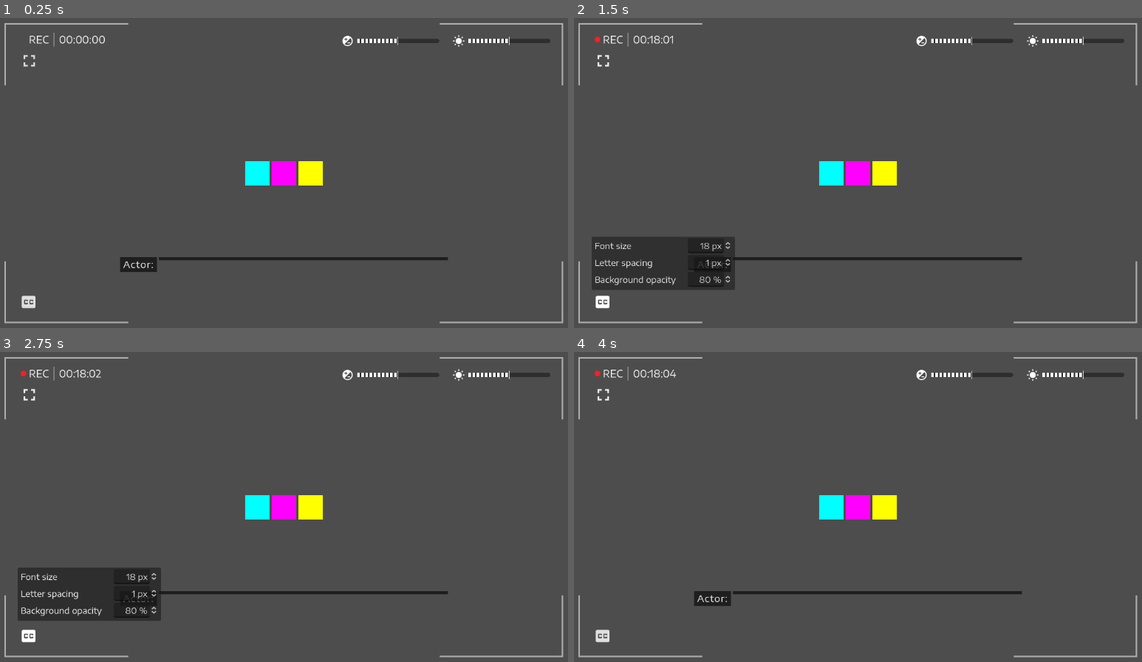
Above: before the commit, frames 1-4 (two rows, left to right).
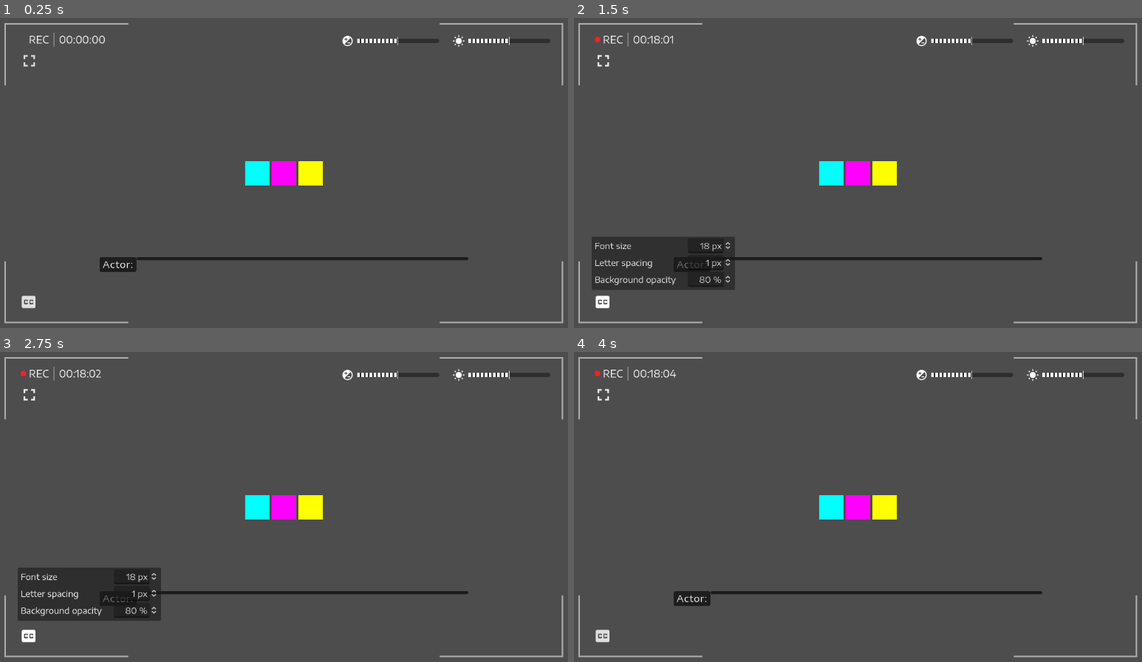
Above: after the commit, the same moments.

Repository: nndda/In-Plain-Sight
Game: Godot game, scene res://Assets/The 1 Scene.tscn
Same seed, same stepped clock (60 frames per second), same inputs: the game is played once before the commit and once after it. The project has no main scene, so this scene is started directly.
Inputs:
- Up to frame 1 (0.25 s): no input
- Up to frame 2 (1.5 s): click "󰊓" at 0.5 s; click "󰅞" at 1.25 s
- Up to frame 3 (2.75 s): click "󰊓" at 2 s
- Up to frame 4 (4 s): click "󰅞" at 2.75 s; click "󰊓" at 3.5 s

The runs differ from the first frame. In frame 1, 0.4% of the frame differs, in the area x 17-83%, y 77-82%; in frame 2, less than 0.1%; in frame 3, less than 0.1%; in frame 4, 0.4%.
Error in both runs: Out of bounds get index '0' (on base: 'Array[Dictionary]') (res://Assets/The)

Commit message:
Minor change in dialogue UI layout and appearance

Diff:
--- a/Assets/The 1 Scene.tscn
+++ b/Assets/The 1 Scene.tscn
@@ -67,6 +67,10 @@
 border_width_right = 6
 border_width_bottom = 4
 border_color = Color(0.0745098, 0.0745098, 0.0745098, 1)
+corner_radius_top_left = 3
+corner_radius_top_right = 3
+corner_radius_bottom_right = 3
+corner_radius_bottom_left = 3
 
 [sub_resource type="LabelSettings" id="LabelSettings_uaacf"]
 font_size = 19
@@ -278,20 +282,21 @@
 
 [node name="DialogueLabelContainer" type="PanelContainer" parent="."]
 layout_mode = 0
-offset_left = 256.0
+offset_left = 216.0
 offset_top = 488.0
-offset_right = 896.0
+offset_right = 936.0
 offset_bottom = 624.0
 theme_override_styles/panel = SubResource("StyleBoxEmpty_r3rk7")
 
 [node name="HBoxContainer" type="HBoxContainer" parent="DialogueLabelContainer"]
 layout_mode = 2
+theme_override_constants/separation = 0
 
 [node name="ActorLabel" type="Label" parent="DialogueLabelContainer/HBoxContainer"]
 layout_mode = 2
 size_flags_vertical = 0
 theme_override_fonts/font = SubResource("FontVariation_ebyde")
-theme_override_font_sizes/font_size = 22
+theme_override_font_sizes/font_size = 18
 theme_override_styles/normal = SubResource("StyleBoxFlat_g3fxj")
 text = "Actor:"
 
